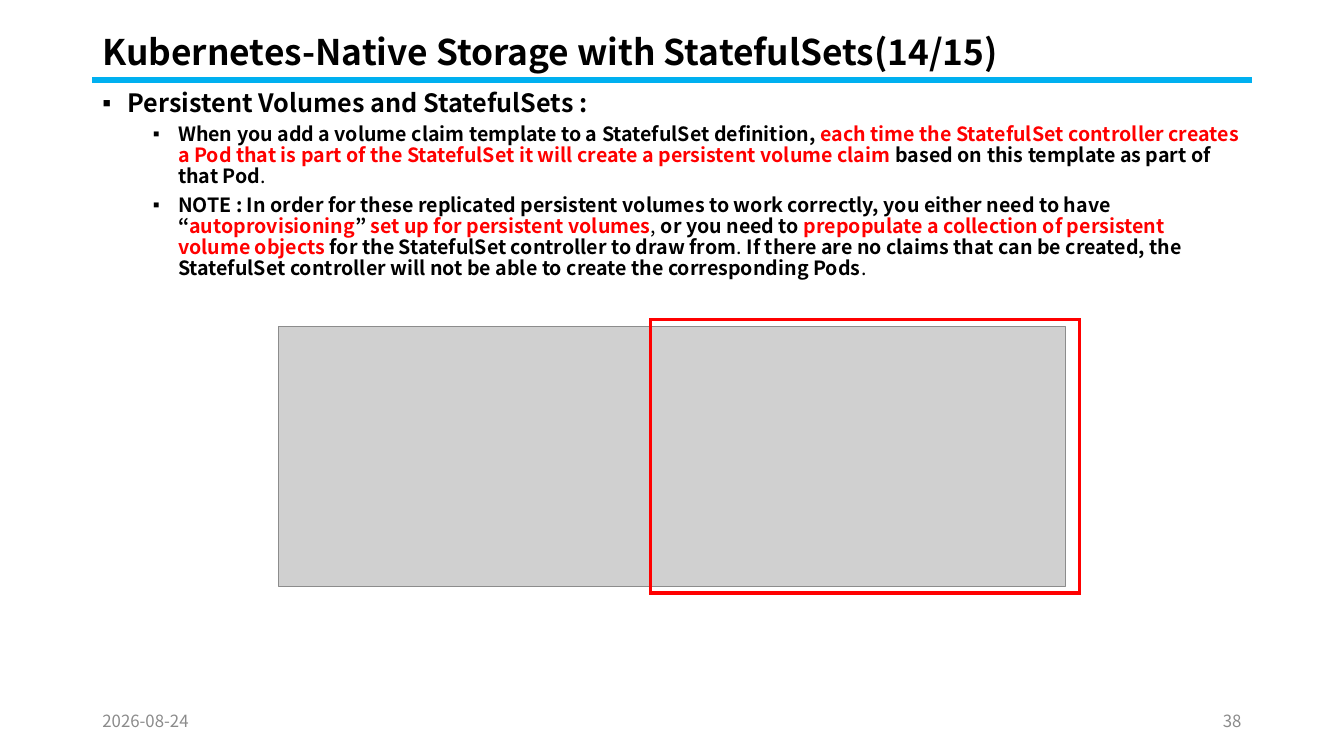
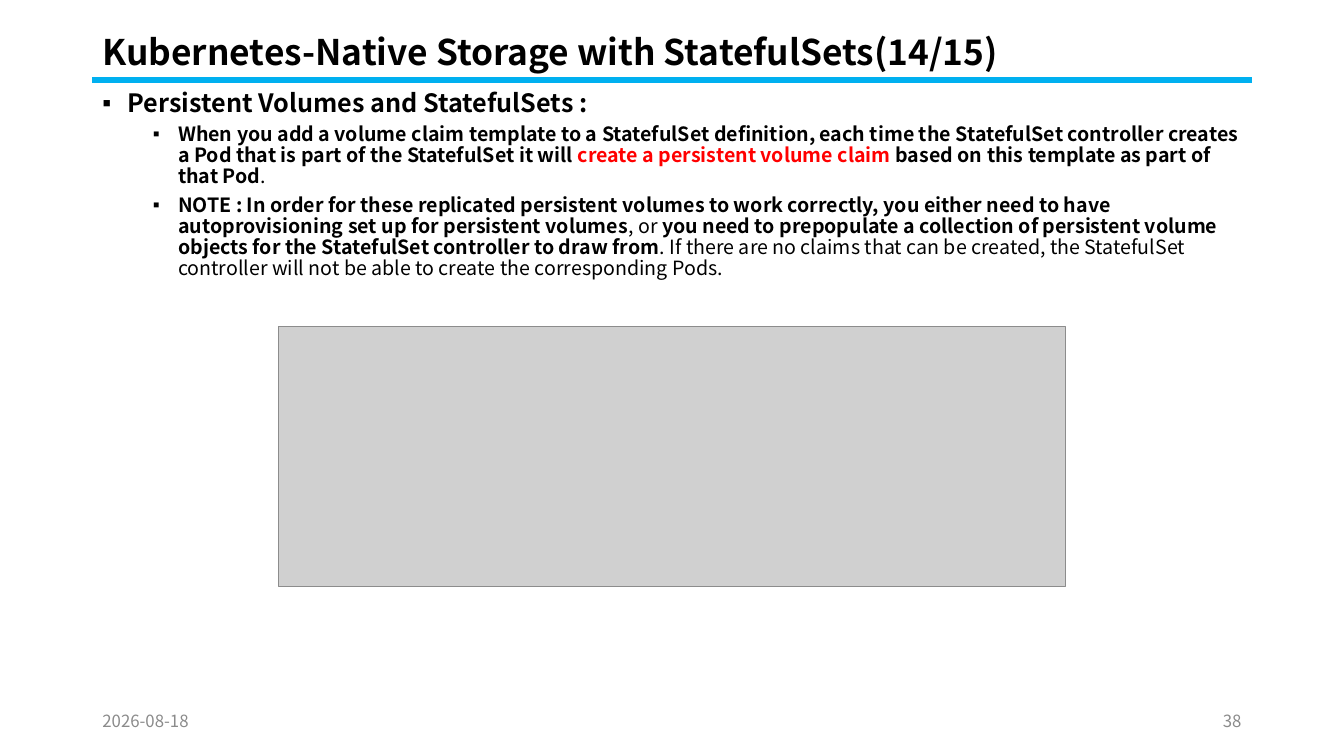
Before and after one commit to knix008/TestSimulator, a slide deck: slide 38 of Kubernetes/Kubernetes Part 05-2026.08.25.pptx. Drawn at 1344x756 pixels with LibreOffice and Linux fonts; fonts in the diff are those of the drawing; grey boxes stand for pictures. Boxes give left, top, right and bottom in pixels: in the first picture for what was removed or moved away, otherwise in the second. Text is boxed around its words. In the diff, an @@ line names an element or a change of style, - is before the commit and + after.

```diff
--- a/Kubernetes/Kubernetes Part 05-2026.08.25.pptx
+++ b/Kubernetes/Kubernetes Part 05-2026.08.25.pptx
@@ text at box(178, 125, 1238, 184): text colour #FF0000 to #000000 in "each time the StatefulSet controller creates a ..." @@
@@ text at box(178, 196, 1217, 280): text changed @@
-  ▪ NOTE : In order for these replicated persistent volumes to work correctly, you either need to have “autoprovisioning” set up for persistent volumes, or you need to prepopulate a collection of persistent volume objects for the StatefulSet controller to draw from. If there are no claims that can be created, the StatefulSet controller will not be able to create the corresponding Pods.
+  ▪ NOTE : In order for these replicated persistent volumes to work correctly, you either need to have autoprovisioning set up for persistent volumes, or you need to prepopulate a collection of persistent volume objects for the StatefulSet controller to draw from. If there are no claims that can be created, the StatefulSet controller will not be able to create the corresponding Pods.
@@ rectangle removed at box(650, 320, 1080, 594) @@
@@ text at box(102, 714, 188, 727): text changed @@
-2026-08-24
+2026-08-18
```
Also in this commit, not shown: 101 other slides changed, 17 other files.
